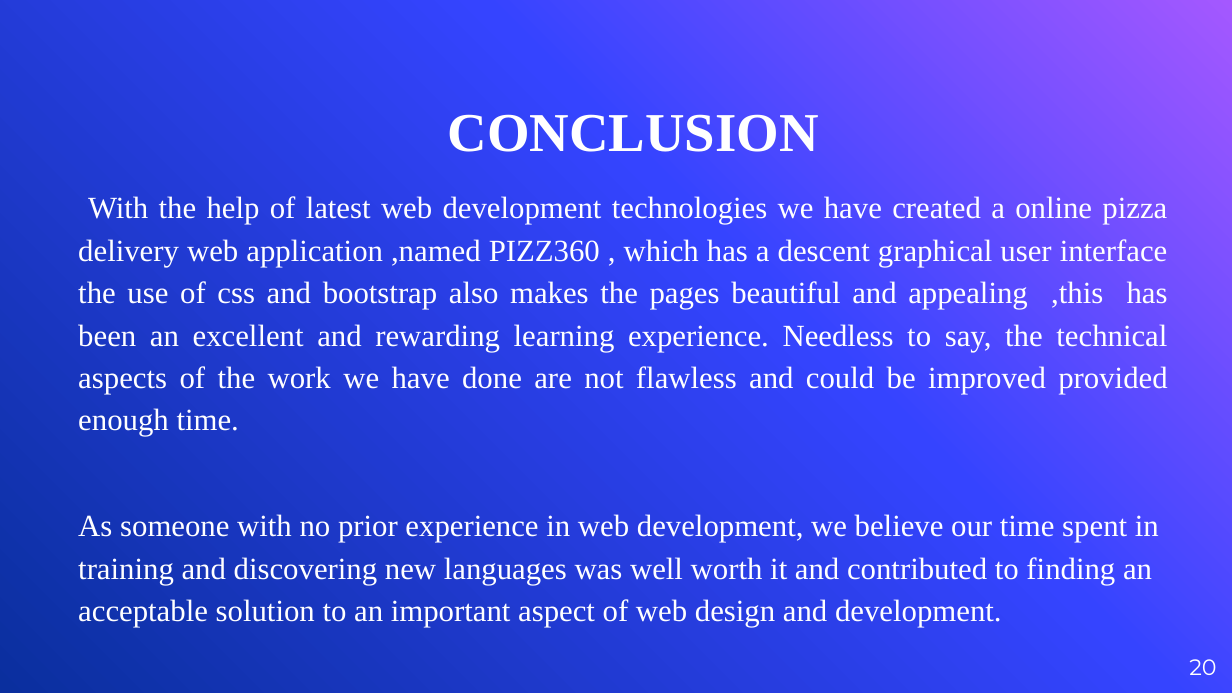
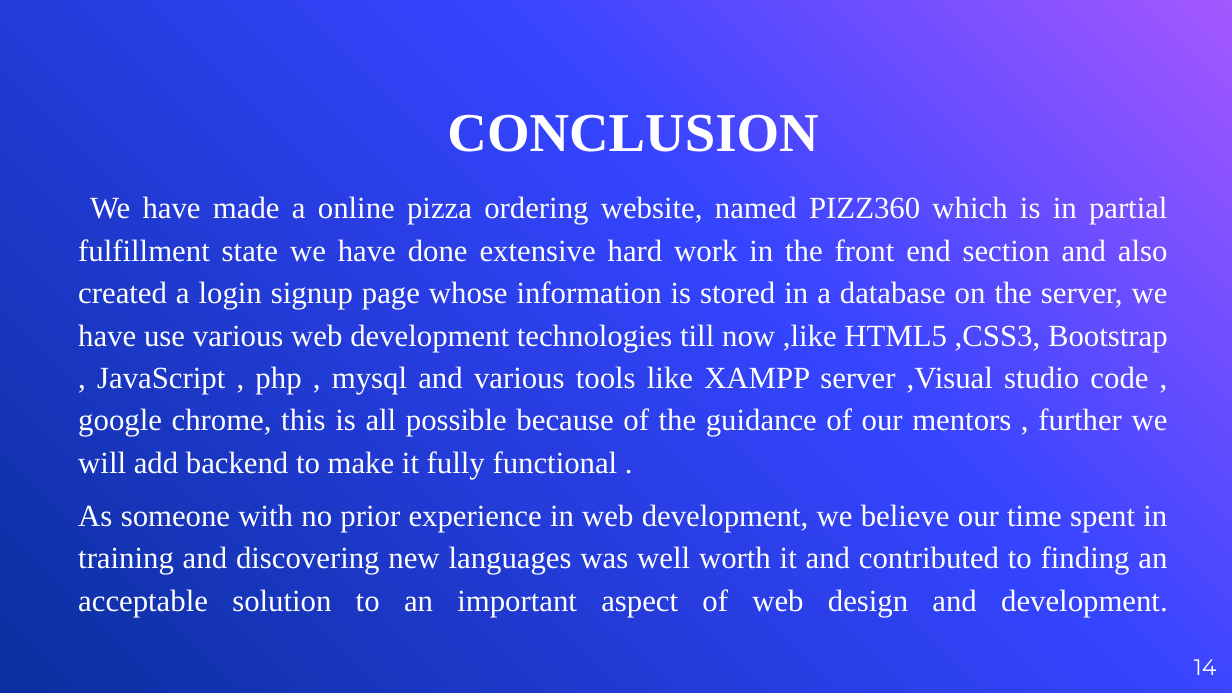
Before and after one commit to divyanshgarg28/Pizz360, a slide deck: slide 14 of Pizz360- Mini Project PPT.pptx (slide 20 before the commit). Drawn at 1232x693 pixels with LibreOffice and Linux fonts; fonts in the diff are those of the drawing; background and template pictures are left out. Boxes give left, top, right and bottom in pixels: in the first picture for what was removed or moved away, otherwise in the second. Text is boxed around its words. In the diff, an @@ line names an element or a change of style, - is before the commit and + after.

```diff
--- a/Pizz360- Mini Project PPT.pptx
+++ b/Pizz360- Mini Project PPT.pptx
@@ text at (78, 196, 1168, 479): text changed @@
-With the help of latest web development technologies we have created a online pizza delivery web application ,named PIZZ360 , which has a descent graphical user interface the use of css and bootstrap also makes the pages beautiful and appealing ,this has been an excellent and rewarding learning experience. Needless to say, the technical aspects of the work we have done are not flawless and could be improved provided enough time.
+We have made a online pizza ordering website, named PIZZ360 which is in partial fulfillment state we have done extensive hard work in the front end section and also created a login signup page whose information is stored in a database on the server, we have use various web development technologies till now ,like HTML5 ,CSS3, Bootstrap , JavaScript , php , mysql and various tools like XAMPP server ,Visual studio code , google chrome, this is all possible because of the guidance of our mentors , further we will add backend to make it fully functional .
@@ text at (78, 504, 1168, 617): alignment left to justified @@
@@ page number at (1194, 659, 1217, 675): text changed @@
-20
+14
```
Also in this commit, not shown: 6 slides added, 11 slides removed, 2 other files.
